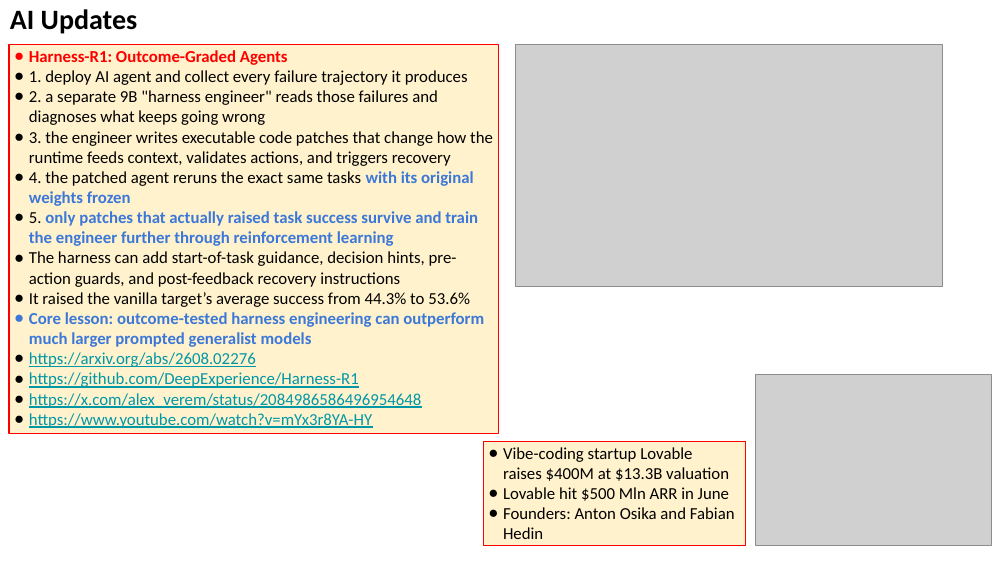
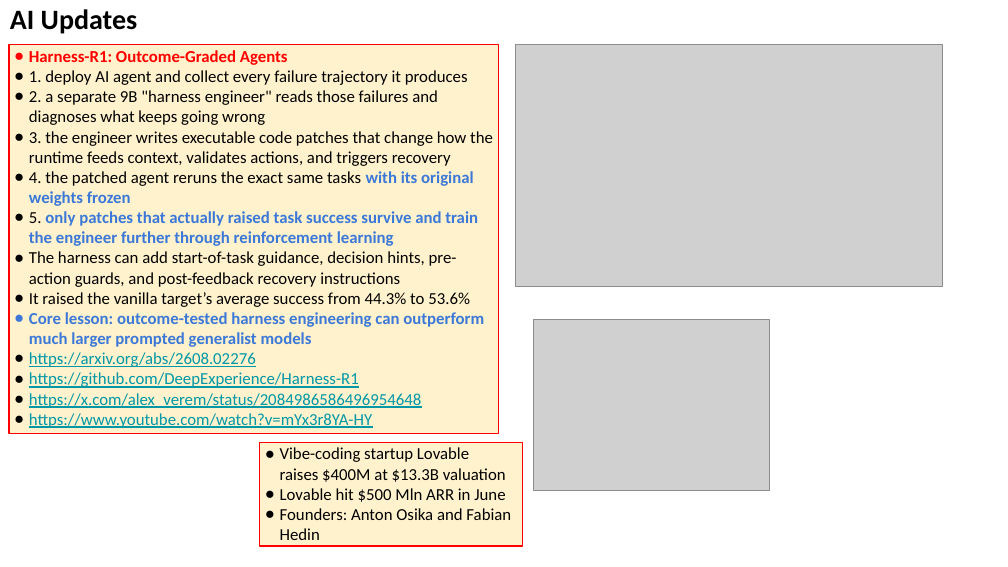
Before and after one commit to lselector/seminar, a slide deck: slide 18 of 2026/2026-08-14-AI-Updates.pptx (slide 15 before the commit). Drawn at 1008x567 pixels with LibreOffice and Linux fonts; fonts in the diff are those of the drawing; grey boxes stand for pictures. Boxes give left, top, right and bottom in pixels: in the first picture for what was removed or moved away, otherwise in the second. Text is boxed around its words. In the diff, an @@ line names an element or a change of style, - is before the commit and + after.

```diff
--- a/2026/2026-08-14-AI-Updates.pptx
+++ b/2026/2026-08-14-AI-Updates.pptx
@@ picture: place and size @@
-picture at (755,374,991,545)
+picture at (533,320,769,491)
@@ rectangle "Vibe-coding startup Lovable raises $400M ...": place and size @@
-rectangle "Vibe-coding startup Lovable raises $400M ..." at (483,442,745,545)
+rectangle "Vibe-coding startup Lovable raises $400M ..." at (260,443,522,546)
```
Also in this commit, not shown: 19 other slides changed, 2 slides added.
